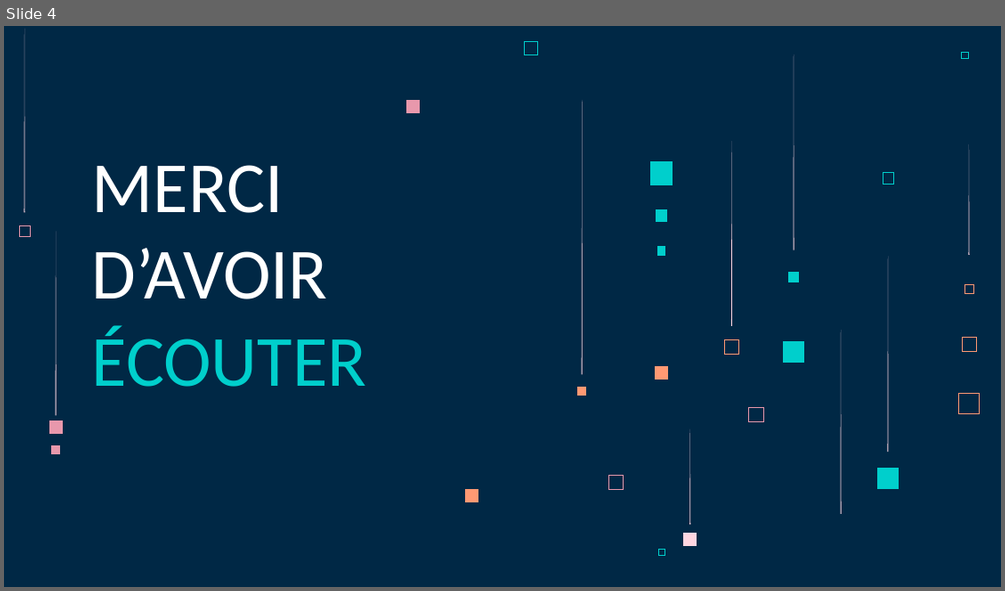
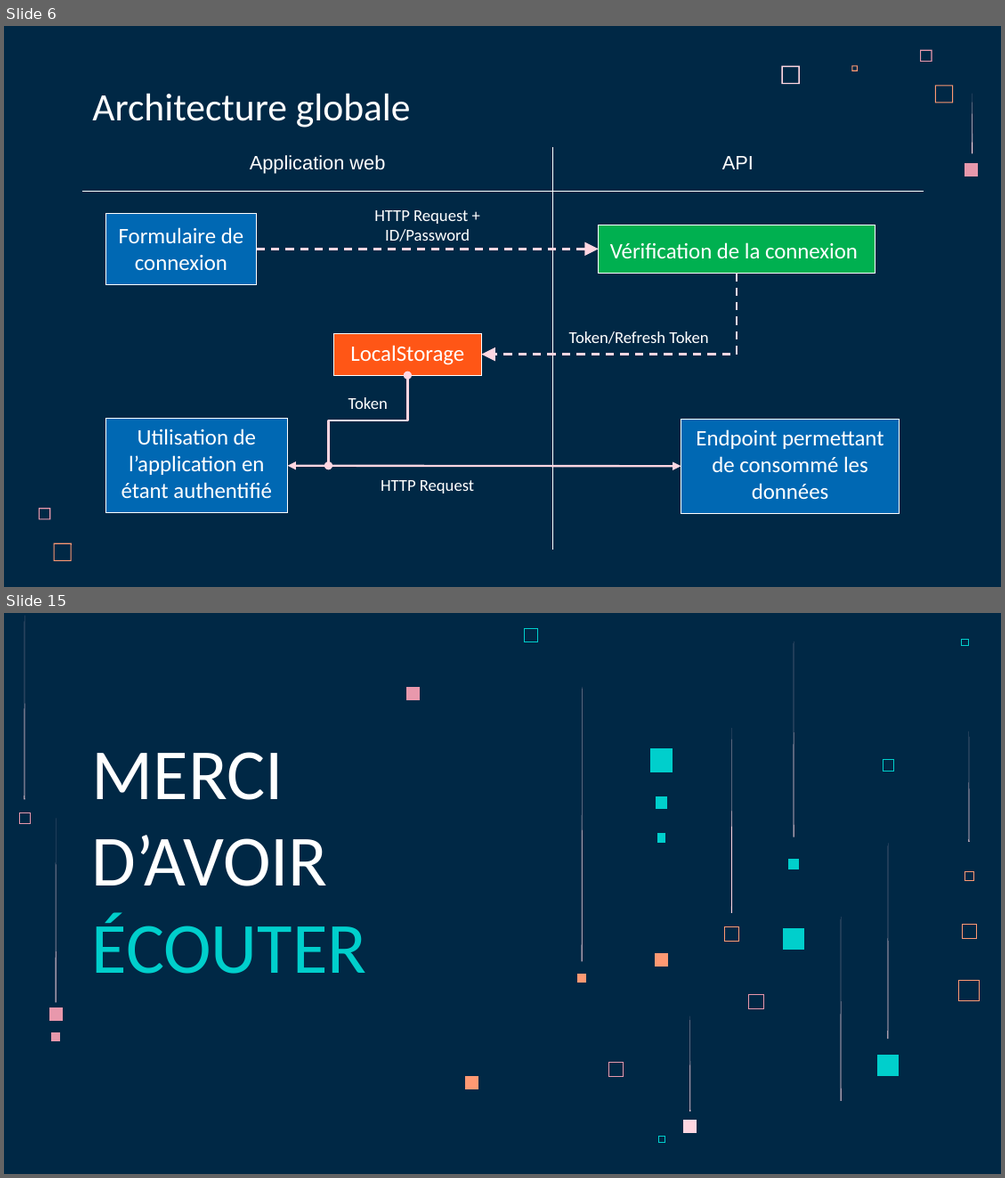
Before and after one commit to LoicSERRE/Projet-annuel-BUT3, a slide deck: Revue de projet/Diapo revue de projet.pptx. Shown one above the other, each under a label of ours: slide 4 before the commit, slides 6 and 15 after it; the slides between them are not shown. The pictures are 1005x591 and 1005x1178 pixels, drawn with LibreOffice and Linux fonts; fonts in the diff are those of the drawing. Boxes give left, top, right and bottom in pixels: in the first picture for what was removed or moved away, otherwise in the second. Text is boxed around its words. In the diff, an @@ line names an element or a change of style, - is before the commit and + after.

```diff
--- a/Revue de projet/Diapo revue de projet.pptx
+++ b/Revue de projet/Diapo revue de projet.pptx
@@ slide 6 added at (4, 26, 1001, 587), background #002845 @@
@@ freeform shape added at (920, 50, 932, 62), fill #E898AC @@
@@ freeform shape added at (782, 66, 800, 84), fill #FFD6E1 @@
@@ freeform shape added at (851, 66, 858, 72), fill #FF9973 @@
@@ title added at (92, 93, 411, 127), 28 pt, text #FFFFFF @@
+Architecture globale
@@ freeform shape added at (935, 85, 953, 103), fill #FF9973 @@
@@ freeform shape added at (972, 94, 973, 154), fill #FFD6E1 @@
@@ table added at (82, 148, 924, 549), 2 rows, 2 columns @@
+Application web | API
+ | 
@@ freeform shape added at (965, 162, 978, 176), fill #E898AC @@
@@ text added at (374, 210, 469, 241), 12 pt, text #FFFFFF @@
+HTTP Request + ID/Password
@@ rectangle added at (105, 214, 256, 285), fill #0068B3, outline #FFFFFF 0.75 pt, 16 pt, text #FFFFFF @@
+Formulaire de connexion
@@ rectangle added at (599, 225, 874, 273), fill #00B050, outline #FFFFFF 0.75 pt, 16 pt, text #FFFFFF @@
+Vérification de la connexion
@@ elbow arrow added from (256, 249) to (599, 249), #FFD6E1 1.5 pt dashed @@
@@ elbow arrow added from (736, 273) to (481, 354), #FFD6E1 1.5 pt dashed @@
@@ rectangle added at (334, 333, 481, 375), fill #FF5617, outline #FFFFFF 0.75 pt, 16 pt, text #FFFFFF @@
+LocalStorage
@@ text added at (569, 331, 708, 344), 12 pt, text #FFFFFF @@
+Token/Refresh Token
@@ elbow double arrow added from (408, 375) to (328, 466), #FFD6E1 1.5 pt @@
@@ text added at (348, 397, 388, 409), 12 pt, text #FFFFFF @@
+Token
@@ rectangle added at (105, 418, 287, 513), fill #0068B3, outline #FFFFFF 0.75 pt, 16 pt, text #FFFFFF @@
+Utilisation de l’application en étant authentifié
@@ rectangle added at (680, 418, 899, 514), fill #0068B3, outline #FFFFFF 0.75 pt, 16 pt, text #FFFFFF @@
+Endpoint permettant de consommé les données
@@ double arrow added from (680, 466) to (287, 466), #FFD6E1 1.5 pt @@
@@ text added at (380, 480, 474, 493), 12 pt, text #FFFFFF @@
+HTTP Request
@@ freeform shape added at (39, 507, 51, 519), fill #E898AC @@
@@ freeform shape added at (54, 543, 72, 561), fill #FF9973 @@
@@ what was slide 4 is now slide 15 @@
```
Also in this commit, not shown: 2 slides changed, 11 other slides added, 1 slide removed.
